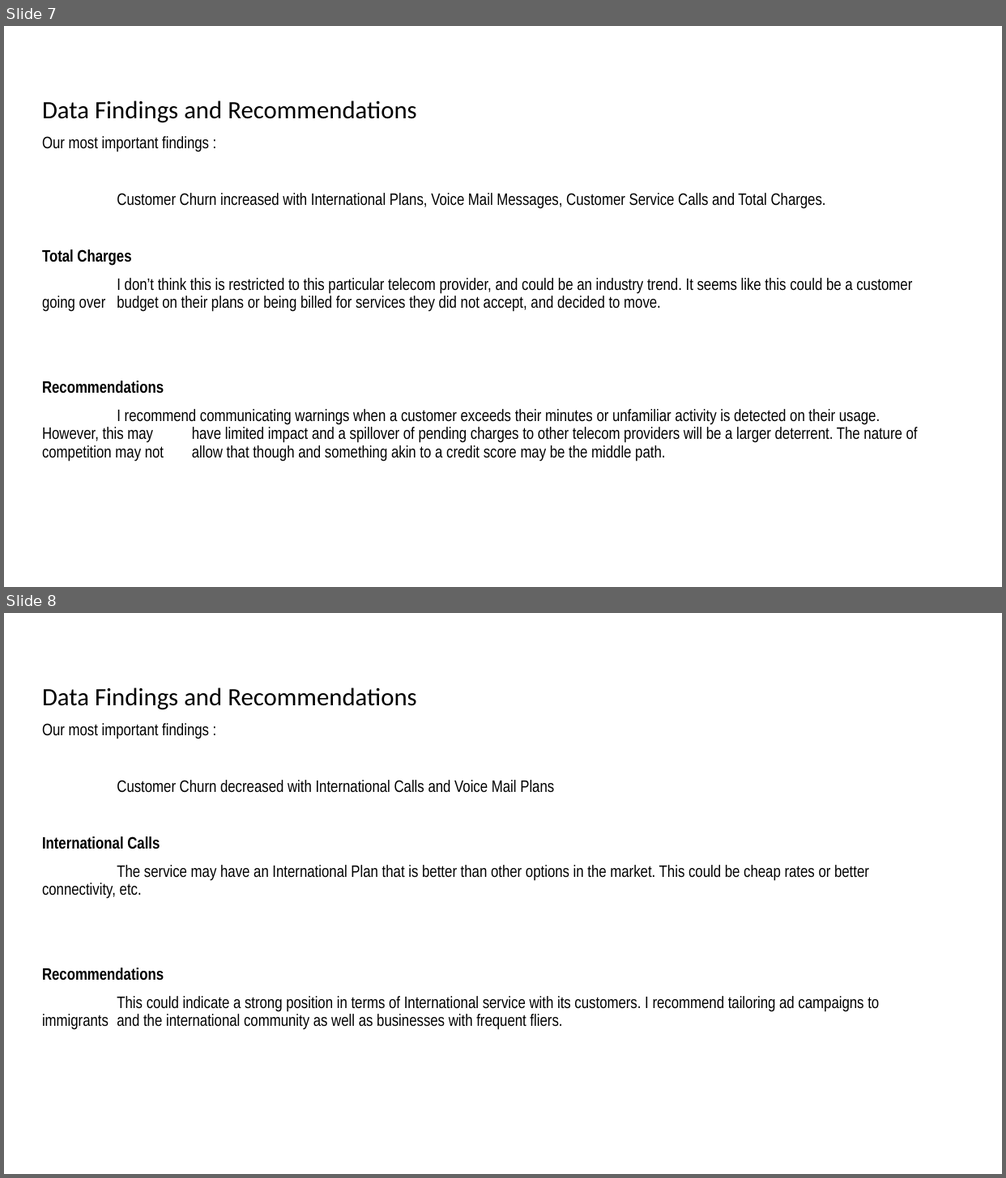
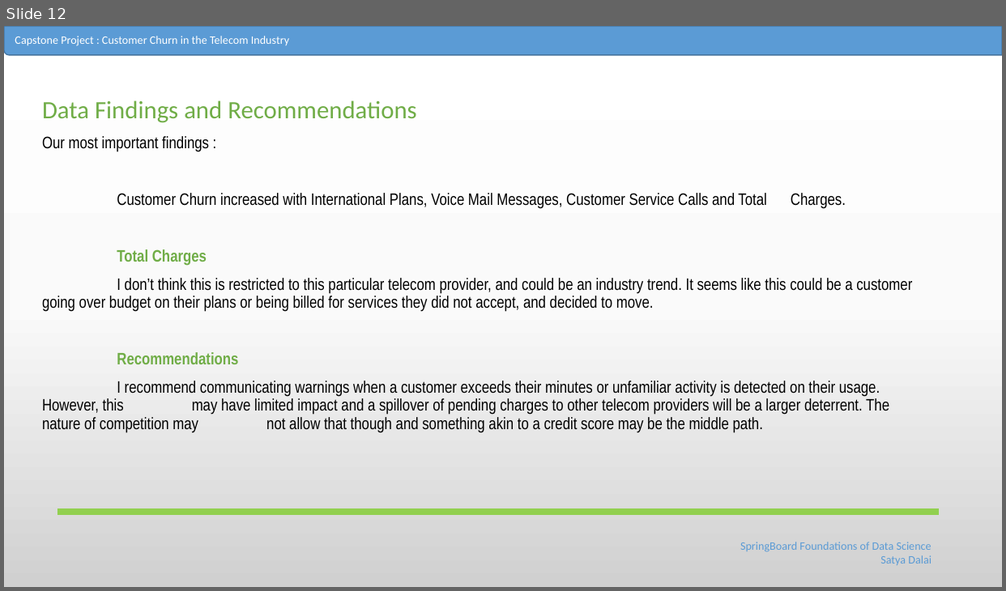
Before and after one commit to Satyad1/Capstone, a slide deck: Slides_SatyaD.pptx. Shown one above the other, each under a label of ours: slides 7 and 8 before the commit, slide 12 after it. The pictures are 1006x1178 and 1006x591 pixels, drawn with LibreOffice and Linux fonts; fonts in the diff are those of the drawing. Boxes give left, top, right and bottom in pixels: in the first picture for what was removed or moved away, otherwise in the second. Text is boxed around its words. In the diff, an @@ line names an element or a change of style, - is before the commit and + after.

```diff
--- a/Slides_SatyaD.pptx
+++ b/Slides_SatyaD.pptx
@@ slide 8 removed at box(4, 613, 1002, 1174), background #FFFFFF @@
@@ text removed at box(42, 688, 879, 1030) @@
-Data Findings and Recommendations
-Our most important findings :
-Customer Churn decreased with International Calls and Voice Mail Plans
-International Calls
-The service may have an International Plan that is better than other options in the market. This could be cheap rates or better connectivity, etc.
-Recommendations
-This could indicate a strong position in terms of International service with its customers. I recommend tailoring ad campaigns to immigrants and the international community as well as businesses with frequent fliers.
@@ what was slide 7 is now slide 12 @@
@@ slide 12 changed as well @@
@@ background #FFFFFF to gradient #FFFFFF to #FBFBFB to #D1D1D1 @@
@@ round rect added at box(4, 26, 1002, 55), fill #5B9BD5, outline #43739E 1 pt @@
@@ text added at box(15, 36, 289, 46), 11 pt, text #FFFFFF @@
+Capstone Project : Customer Churn in the Telecom Industry
@@ text at box(42, 101, 416, 365): text colour #000000 to #70AD47 in "Data Findings and Recommendations", "Total Charges", "Recommendations" @@
@@ line added from (58, 512) to (939, 512), #92D050 6 pt @@
@@ text added at box(740, 542, 931, 565), 11 pt, text #5B9BD5 @@
+SpringBoard Foundations of Data Science
+Satya Dalai
```
Also in this commit, not shown: 5 other slides changed, 7 slides added, 3 other slides removed.
